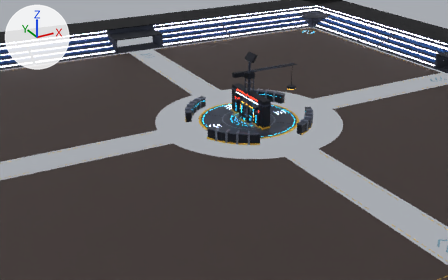
Two versions of the Blender file art/core_siege.blend, one commit apart.
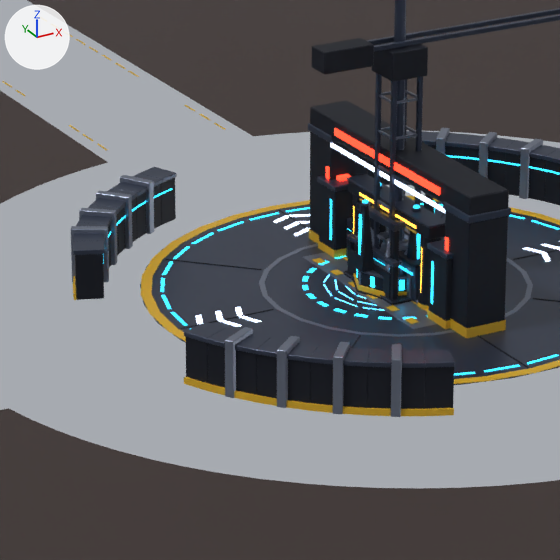
There are two pictures of each version: one from a 50 mm lens placed at (-83.9, -138.3, 64.5), pointed at (-7.7, 0.4, -4.9), one close up on the part from 38% to 63% of the width and 23% to 62% of the height. Arrows for +X, +Y and +Z are at upper left; the lights stay in place. The first two pictures are the older version.

The first close-up shows 'core_base', 'crane', 'dock', 'flood_tower', 'fortress', 'gate', 'parts_bay', 'plaza', 'ring1', 'ring2', 'ring3', 'spawn_gate', 'spawn_light', 'yard_arch', 'yard_floor' and 4 more.
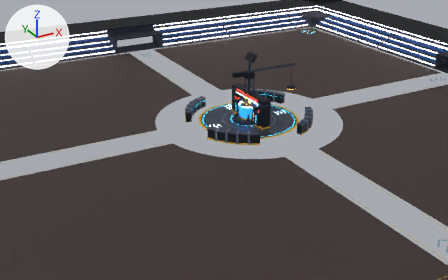
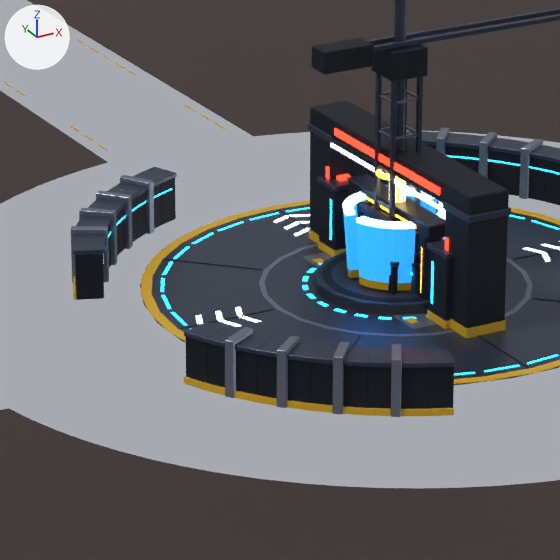
Changed parts and their boxes [x1, y1, x2, y2] in the close-ups (560 x 560 px):
'core_base', reshaped
    before: [353, 183, 435, 299]
    after: [312, 213, 429, 316]
'petal2', added
    after: [356, 216, 415, 291]
'petal3', added
    after: [342, 191, 366, 278]
'core_plasma', added (mostly hidden)
    after: [376, 169, 405, 202]
'petal4', added (mostly hidden)
    after: [406, 188, 437, 214]
'ring1', deleted
    before: [323, 275, 385, 311]
'petal1', added (mostly hidden)
    after: [436, 201, 446, 240]
'ring2', deleted (mostly hidden)
    before: [335, 280, 377, 306]
'ring3', deleted (mostly hidden)
    before: [346, 286, 366, 299]
part 1 of me_core_base, rebuilt (not visible afterwards)
    before: [356, 268, 406, 292]
part 2 of me_core_base, deleted
    before: [353, 183, 435, 299]
part 3 of me_core_base, built on
    before: [353, 194, 434, 297]
    after: [312, 213, 429, 316]
'parts_bay', unchanged, covered by the edit
    before: [343, 233, 413, 305]
    after: [386, 262, 399, 294]

Edits to the bpy script that builds the scene:
```text
Change me_core_base:
    remove me_core_base.from_pydata(...)  # 1064 vertices, 1196 faces; spans x -2.49..2.49, y -2.49..2.49, z 0.0..5.25
    add me_core_base.from_pydata(...)  # 736 vertices, 808 faces; spans x -4.5..4.5, y -4.5..4.5, z 0.0..4.05
    me_core_base part 1: the loose piece of 48 vertices spanning x -2.29..2.29, y -2.29..2.29, z 0.44..1.2 is rebuilt with 72 vertices and now spans x -1.79..1.79, y -1.79..1.79, z 0.6..0.85, in mat_steel (dark blue #3c4457)
    me_core_base part 2: 43 loose pieces with 872 vertices, spanning x -2.49..2.49, y -2.49..2.49, z 0.0..5.25, are deleted
    me_core_base part 3: 144 vertices removed from x -2.4..2.4, y -2.4..2.4, z 0.14..5.0; 592 vertices added at x -4.5..4.5, y -4.5..4.5, z 0.0..4.05
    other edits to the shape of me_core_base do not show in these pictures
    remove me_core_base.materials.append(mat_strip)  # cyan #27b7de, glowing cyan #27b7de
    remove me_core_base.materials.append(mat_hazard)  # yellow #d7a928
    remove me_core_base.materials.append(mat_pylon)  # cyan #27b7de, glowing cyan #27b7de
Remove ob_ring1:
    ob_ring1 = bpy.data.objects.new('ring1', me_ring1)
Remove ob_ring2:
    ob_ring2 = bpy.data.objects.new('ring2', me_ring2)
Remove ob_ring3:
    ob_ring3 = bpy.data.objects.new('ring3', me_ring3)
Add ob_petal4:
    ob_petal4 = bpy.data.objects.new('petal4', me_petal4)  # 144 vertices, 108 faces; spans x 0.4..2.92, y 0.4..2.92, z 0.7..4.6; in mat_hazard (yellow #d7a928), mat_petal (blue #2b9cff, glowing blue #2b9cff), mat_petal_edge (blue #9dd1ff, glowing blue #9dd1ff)
    ob_petal4.location = (0.0, 0.0, 0.0)
Add ob_petal3:
    ob_petal3 = bpy.data.objects.new('petal3', me_petal3)  # 144 vertices, 108 faces; spans x -2.92..-0.4, y 0.4..2.92, z 0.7..4.6; in mat_hazard (yellow #d7a928), mat_petal (blue #2b9cff, glowing blue #2b9cff), mat_petal_edge (blue #9dd1ff, glowing blue #9dd1ff)
    ob_petal3.location = (0.0, 0.0, 0.0)
Add ob_petal2:
    ob_petal2 = bpy.data.objects.new('petal2', me_petal2)  # 144 vertices, 108 faces; spans x -2.92..-0.4, y -2.92..-0.4, z 0.7..4.6; in mat_hazard (yellow #d7a928), mat_petal (blue #2b9cff, glowing blue #2b9cff), mat_petal_edge (blue #9dd1ff, glowing blue #9dd1ff)
    ob_petal2.location = (0.0, 0.0, 0.0)
Add ob_petal1:
    ob_petal1 = bpy.data.objects.new('petal1', me_petal1)  # 144 vertices, 108 faces; spans x 0.4..2.92, y -2.92..-0.4, z 0.7..4.6; in mat_hazard (yellow #d7a928), mat_petal (blue #2b9cff, glowing blue #2b9cff), mat_petal_edge (blue #9dd1ff, glowing blue #9dd1ff)
    ob_petal1.location = (0.0, 0.0, 0.0)
Add ob_core_plasma_in:
    ob_core_plasma_in = bpy.data.objects.new('core_plasma_in', me_core_plasma_in)  # 80 vertices, 68 faces; spans x -0.45..0.45, y -0.45..0.45, z 4.05..7.06; in mat_plasma_in (beige #fff3c5, glowing beige #fff3c5)
    ob_core_plasma_in.location = (0.0, 0.0, 0.0)
Add ob_core_plasma:
    ob_core_plasma = bpy.data.objects.new('core_plasma', me_core_plasma)  # 208 vertices, 180 faces; spans x -1.2..1.2, y -1.2..1.2, z 3.9..7.0; in mat_plasma (yellow #ffca39, glowing yellow #ffca39)
    ob_core_plasma.location = (0.0, 0.0, 0.0)
```
